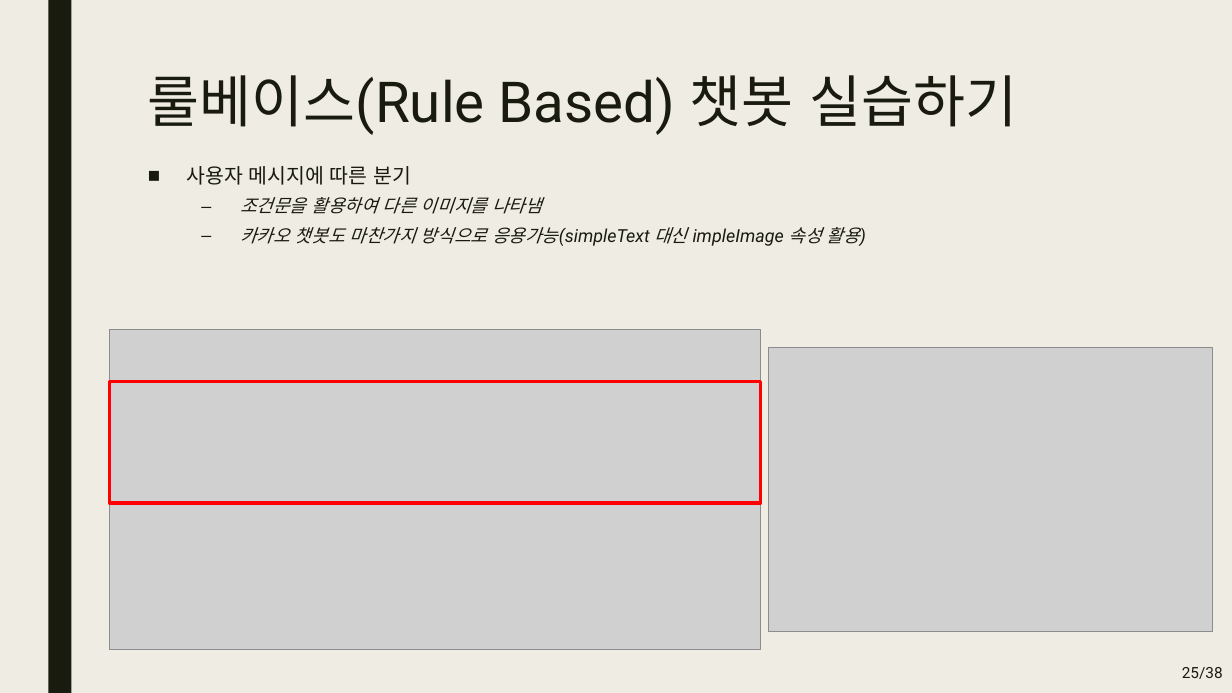
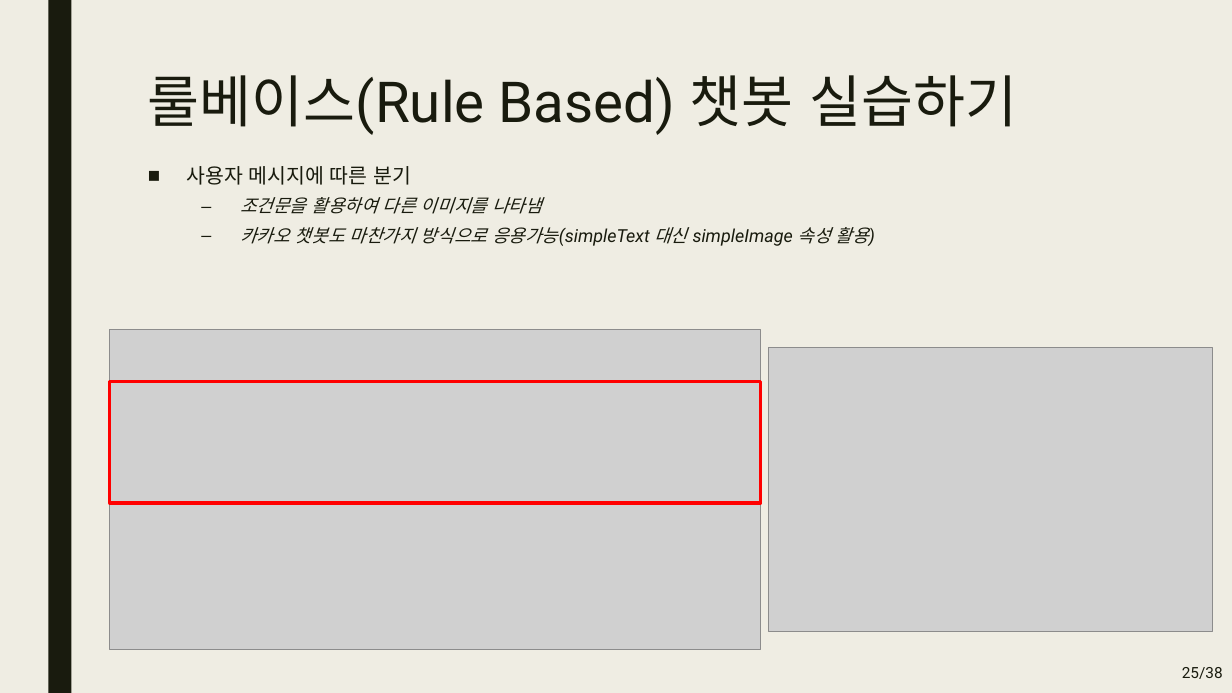
Before and after one commit to DongJoonLeeDJ/20230206_AI_9, a slide deck: slide 26 of djchatbot/챗봇 시작하기.pptx. Drawn at 1232x693 pixels with LibreOffice and Linux fonts; fonts in the diff are those of the drawing; grey boxes stand for pictures. Boxes give left, top, right and bottom in pixels: in the first picture for what was removed or moved away, otherwise in the second. Text is boxed around its words. In the diff, an @@ line names an element or a change of style, - is before the commit and + after.

Commit message:
오타 수정 챗봇 ppt 가장 최신 버전 ㅋㅋ

```diff
--- a/djchatbot/챗봇 시작하기.pptx
+++ b/djchatbot/챗봇 시작하기.pptx
@@ text at [240, 227, 869, 246]: text changed @@
-  – 카카오 챗봇도 마찬가지 방식으로 응용가능(simpleText 대신 impleImage 속성 활용)
+  – 카카오 챗봇도 마찬가지 방식으로 응용가능(simpleText 대신 simpleImage 속성 활용)
```
Also in this commit, not shown: 2 other slides changed, 1 slide added.
